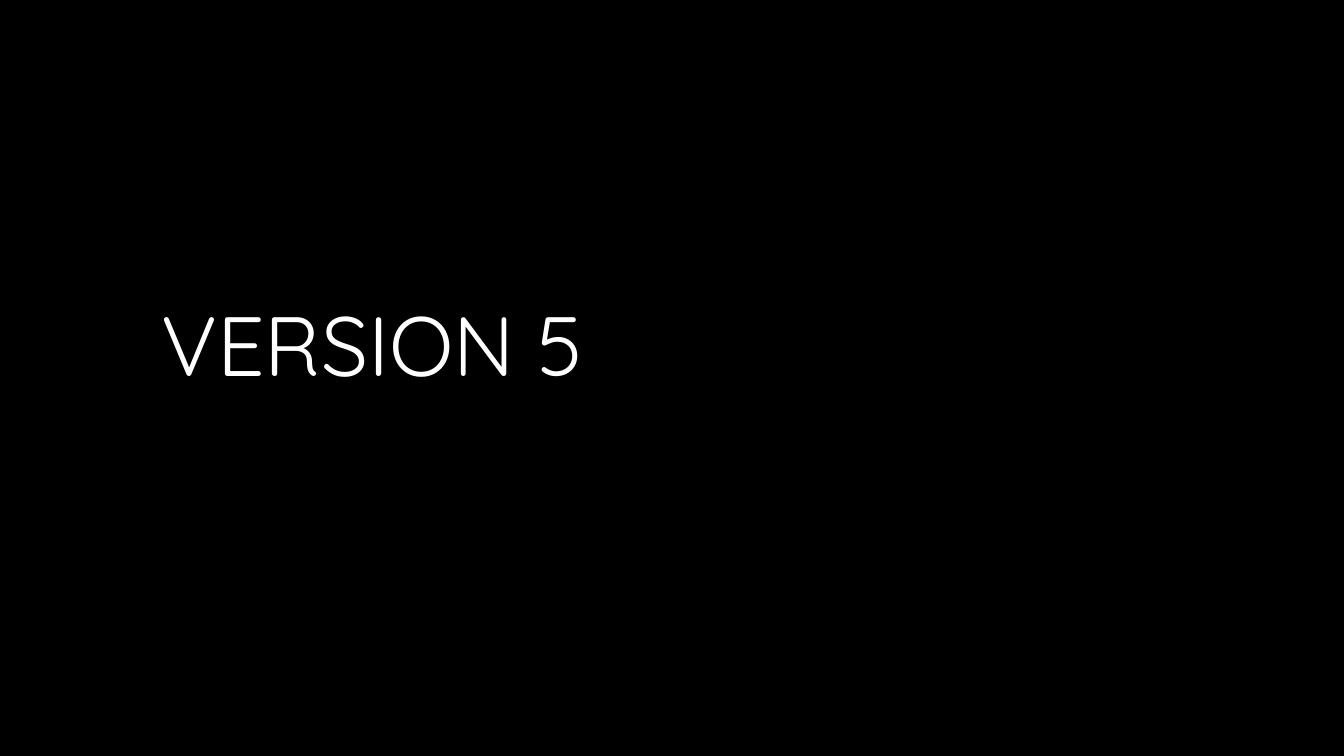
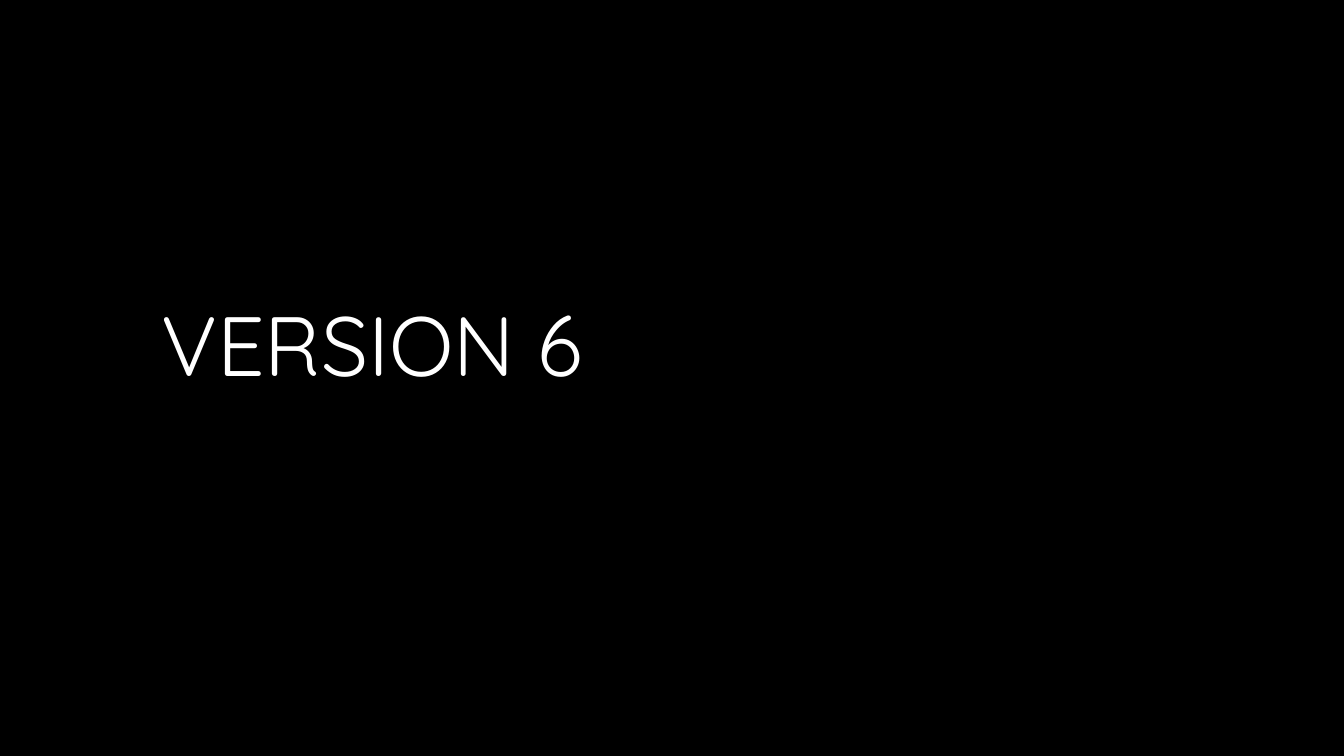
Before and after one commit to Brindley/Test, a slide deck: slide 1 of PowerPoint/PPT Test.pptx. Drawn at 1344x756 pixels with LibreOffice and Linux fonts; fonts in the diff are those of the drawing; background and template pictures are left out. Boxes give left, top, right and bottom in pixels: in the first picture for what was removed or moved away, otherwise in the second. Text is boxed around its words. In the diff, an @@ line names an element or a change of style, - is before the commit and + after.

Commit message:
Version 6

```diff
--- a/PowerPoint/PPT Test.pptx
+++ b/PowerPoint/PPT Test.pptx
@@ title at [161, 315, 583, 377]: text changed @@
-VERSION 5
+VERSION 6
```
